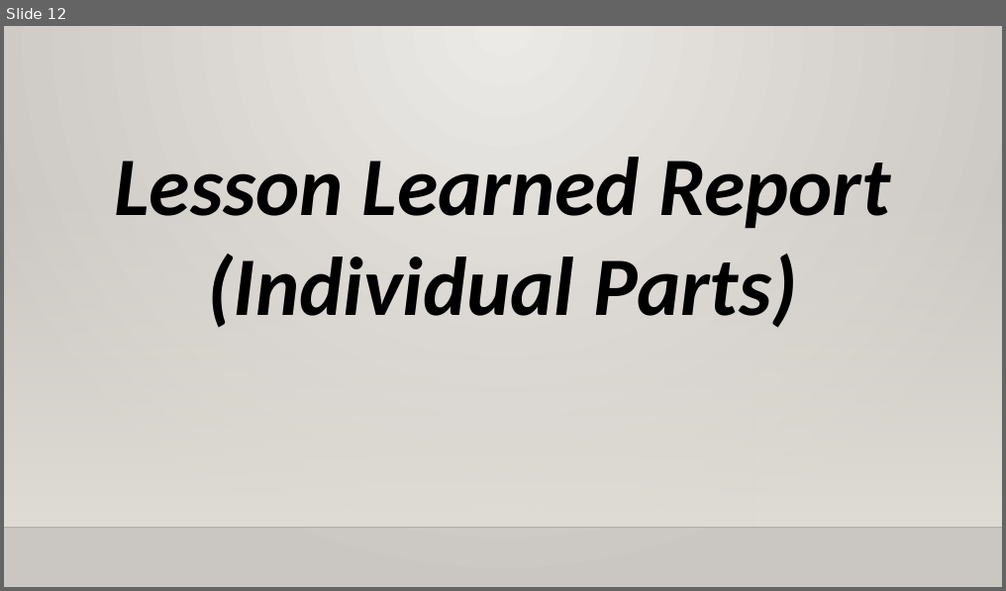
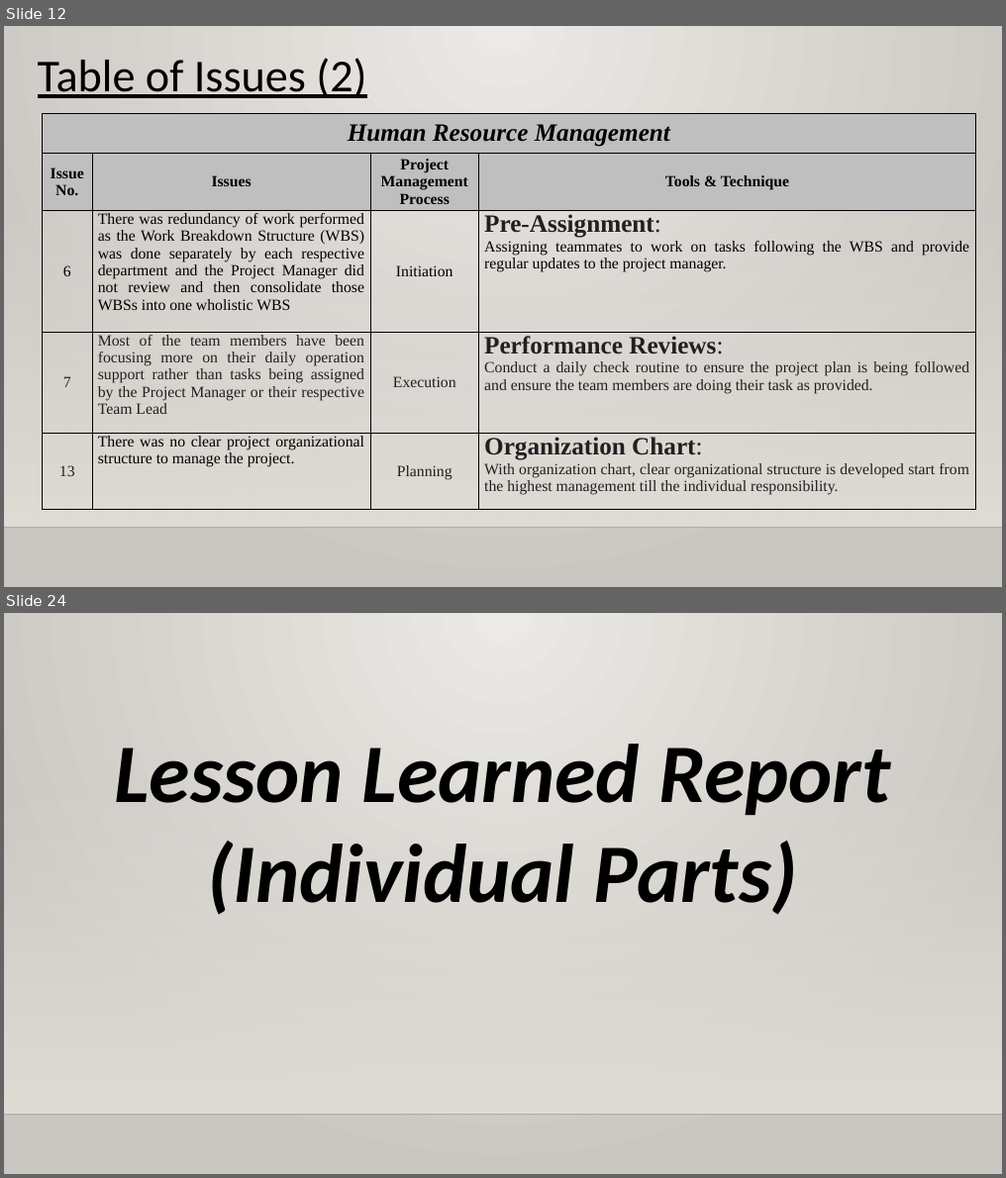
Before and after one commit to XtremisStudio/Project-Management, a slide deck: PRMGT_Presentation_Template.pptx. Shown one above the other, each under a label of ours: slide 12 before the commit, slides 12 and 24 after it; the slides between them are not shown. The pictures are 1006x591 and 1006x1178 pixels, drawn with LibreOffice and Linux fonts; fonts in the diff are those of the drawing; background and template pictures are left out. Boxes give left, top, right and bottom in pixels: in the first picture for what was removed or moved away, otherwise in the second. Text is boxed around its words. In the diff, an @@ line names an element or a change of style, - is before the commit and + after.

```diff
--- a/PRMGT_Presentation_Template.pptx
+++ b/PRMGT_Presentation_Template.pptx
@@ slide 12 added at <box>4,26,1002,587</box>, background gradient #ECEAE7 to #CAC7C1; not listed: 2 template elements that a slide beside it also shows @@
@@ text added at <box>38,58,366,98</box>, 44 pt, text #000000, underline @@
+Table of Issues (2)
@@ table added at <box>43,113,976,509</box>, 5 rows, 4 columns @@
+Human Resource Management |  |  | 
+Issue No. | Issues | Project Management Process | Tools & Technique
+6 | There was redundancy of work performed as the Work Breakdown Structure (WBS) was done separately by each respective department and the Project Manager did not review and then consolidate those WBSs into one wholistic WBS | Initiation | Pre-Assignment: / Assigning teammates to work on tasks following the WBS and provide regular updates to the project manager.
+7 | Most of the team members have been focusing more on their daily operation support rather than tasks being assigned by the Project Manager or their respective Team Lead | Execution | Performance Reviews: / Conduct a daily check routine to ensure the project plan is being followed and ensure the team members are doing their task as provided.
+13 | There was no clear project organizational structure to manage the project. | Planning | Organization Chart: / With organization chart, clear organizational structure is developed start from the highest management till the individual responsibility.
@@ what was slide 12 is now slide 24 @@
```
Also in this commit, not shown: 12 slides changed, 13 other slides added, 3 other files.
